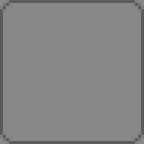
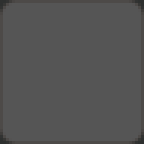
Before/after of a 144px x 144px layered artwork. What changed in the layer stack:
painted on "Прямоугольник, скругл. углы 1" over box(0, 0, 144, 144)
painted on "Фон" over box(0, 0, 144, 144)
